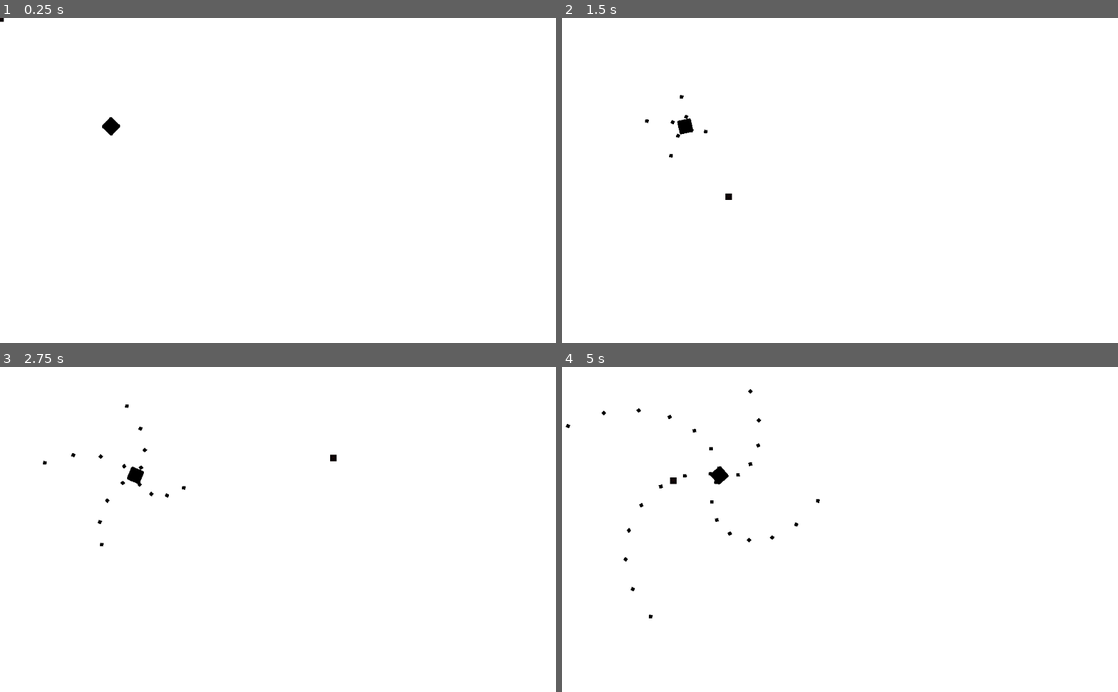
Above: before the commit, frames 1-4 (two rows, left to right).
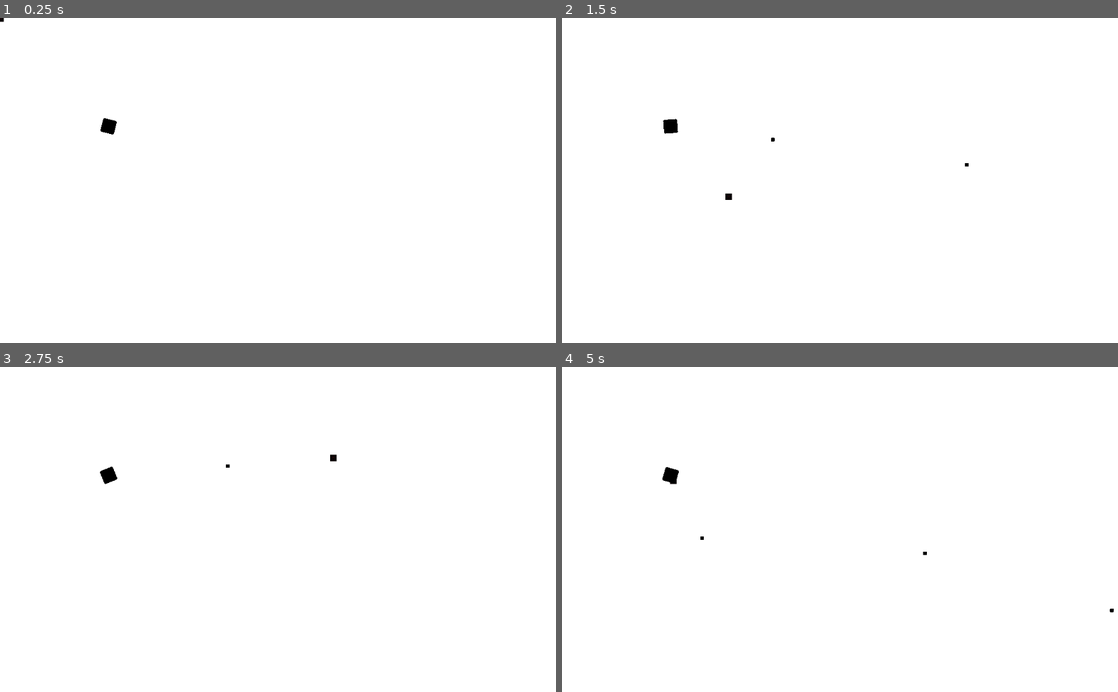
Above: after the commit, the same moments.

Repository: BrunoDG/Shmup_new
Game: Godot game, scene res://scenes/Game.tscn
Same seed, same stepped clock (60 frames per second), same inputs: the game is played once before the commit and once after it. The engine's default icon, where the game draws it, is replaced by a stand-in: a white triangle on a blue panel in a dark square.
Inputs (mouse positions are in pixels of both pictures, inside the frame that each line leads up to):
- Up to frame 1 (0.25 s): no input
- Up to frame 2 (1.5 s): move the mouse to (962, 164) at 0.52 s; move the mouse to (728, 196) at 1.27 s
- Up to frame 3 (2.75 s): move the mouse to (333, 458) at 2.02 s
- Up to frame 4 (5 s): move the mouse to (812, 594) at 2.77 s; move the mouse to (1006, 578) at 3.52 s; move the mouse to (673, 480) at 4.27 s

The runs differ from the first frame. In frame 1, less than 0.1% of the frame differs, in the area x 18-22%, y 30-37%; in frame 2, 0.3%; in frame 3, 0.4%; in frame 4, 0.5%, in the area x 0-100%, y 6-78%.

Commit message:
Feat: Enemy shoots directly against the player.

Diff:
--- a/scenes/Bullet.tscn
+++ b/scenes/Bullet.tscn
@@ -5,6 +5,7 @@
 
 [node name="Bullet" type="Node2D"]
 script = ExtResource( 2 )
+bullet_speed = 600
 
 [node name="Sprite" type="Sprite" parent="."]
 modulate = Color( 0, 0, 0, 1 )
@@ -18,3 +19,8 @@
 cast_to = Vector2( 115, 115 )
 collide_with_areas = true
 collide_with_bodies = false
+
+[node name="VisibilityNotifier2D" type="VisibilityNotifier2D" parent="."]
+scale = Vector2( 0.075, 0.075 )
+
+[connection signal="screen_exited" from="VisibilityNotifier2D" to="." method="screen_exited"]
--- a/scripts/Bullet.gd
+++ b/scripts/Bullet.gd
@@ -6,6 +6,8 @@
 # var b = "text"
 var dir = Vector2(1,0)
 
+export var bullet_speed = 400
+
 # Called when the node enters the scene tree for the first time.
 func _ready():
 	pass # Replace with function body.
@@ -13,7 +15,11 @@
 
 # Called every frame. 'delta' is the elapsed time since the previous frame.
 func _process(delta):
-	self.position += dir.rotated(rotation)
+	self.position += dir * delta * bullet_speed
 
 	if ($RayCast2D.is_colliding()):
 		print("Hit!")
+
+
+func screen_exited():
+	queue_free()
--- a/scripts/Enemy.gd
+++ b/scripts/Enemy.gd
@@ -5,6 +5,8 @@
 # var a = 2
 # var b = "text"
 var bullet_node = load("res://scenes/Bullet.tscn")
+
+onready var player = get_parent().get_node("Player")
 
 # Called when the node enters the scene tree for the first time.
 func _ready():
@@ -14,34 +16,14 @@
 
 # Called every frame. 'delta' is the elapsed time since the previous frame.
 func _process(delta):
-	rotate(.05)
-	position.x += 0.3
+	rotate(delta)
 
 func spawn_bullets():
 	var b1 = bullet_node.instance()
 	b1.position = self.position
-	b1.rotation = self.rotation
-	b1.dir = Vector2(1,0)
-
-	var b2 = bullet_node.instance()
-	b2.position = self.position
-	b2.rotation = self.rotation
-	b2.dir = Vector2(0,1)
-
-	var b3 = bullet_node.instance()
-	b3.position = self.position
-	b3.rotation = self.rotation
-	b3.dir = Vector2(-1,0)
-
-	var b4 = bullet_node.instance()
-	b4.position = self.position
-	b4.rotation = self.rotation
-	b4.dir = Vector2(0,-1)
+	b1.dir = Vector2(player.position.x - self.position.x, player.position.y - self.position.y).normalized()
 
 	get_parent().add_child(b1)
-	get_parent().add_child(b2)
-	get_parent().add_child(b3)
-	get_parent().add_child(b4)
 
 
 func timeout():
